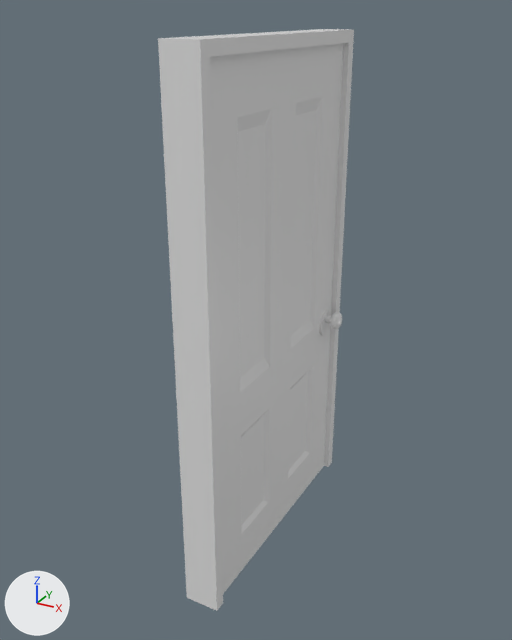
Before and after pictures for a commit that changed the OBJ model newGameTest/Resources/Modelos/Mapa/PuertaPequeña.obj.
Both versions are drawn from a camera (50 mm lens) standing at (1.28, -2.46, 2.28) and looking at (-0.05, -0.04, 1.07). Lighting does not change. The marker at lower left points along +X, +Y and +Z. Where no turn or scale is listed for an object, it has been applied to the vertices.

Objects in the first picture: 'Cube.001_Cube.002', 'Cube_Cube.001'.
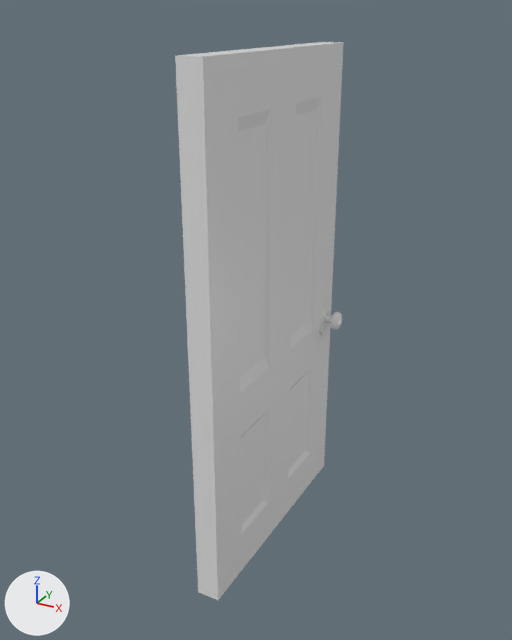
Boxes (x1, y1, x2, y2) around the edits, measured in the pictures (512 x 640 px):
'Cube_Cube.001', deleted
    before: (158, 29, 354, 611)

What the commit changed:
Object 'Cube_Cube.001' (ob_cube_cube_001) is deleted.
